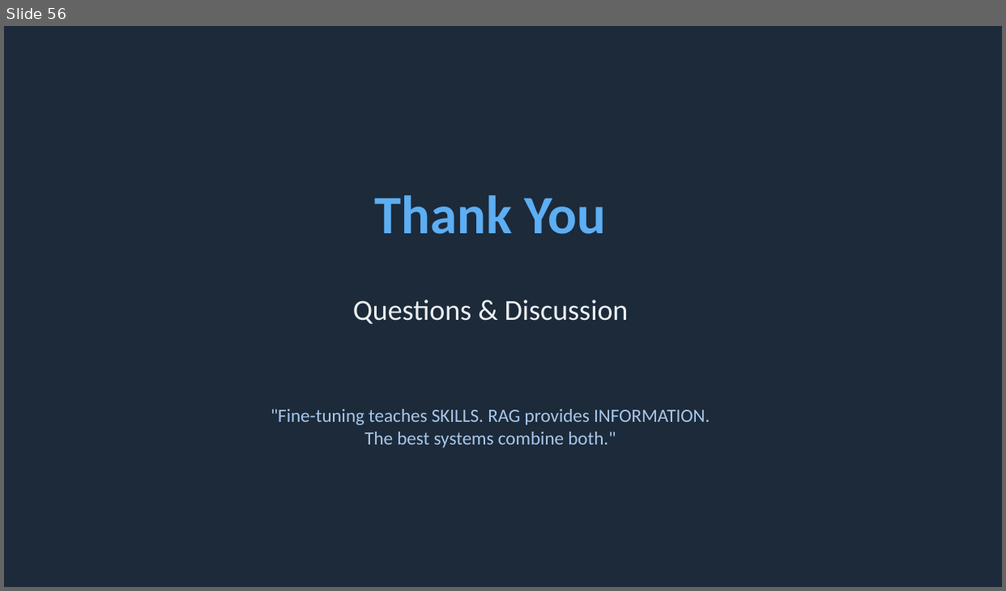
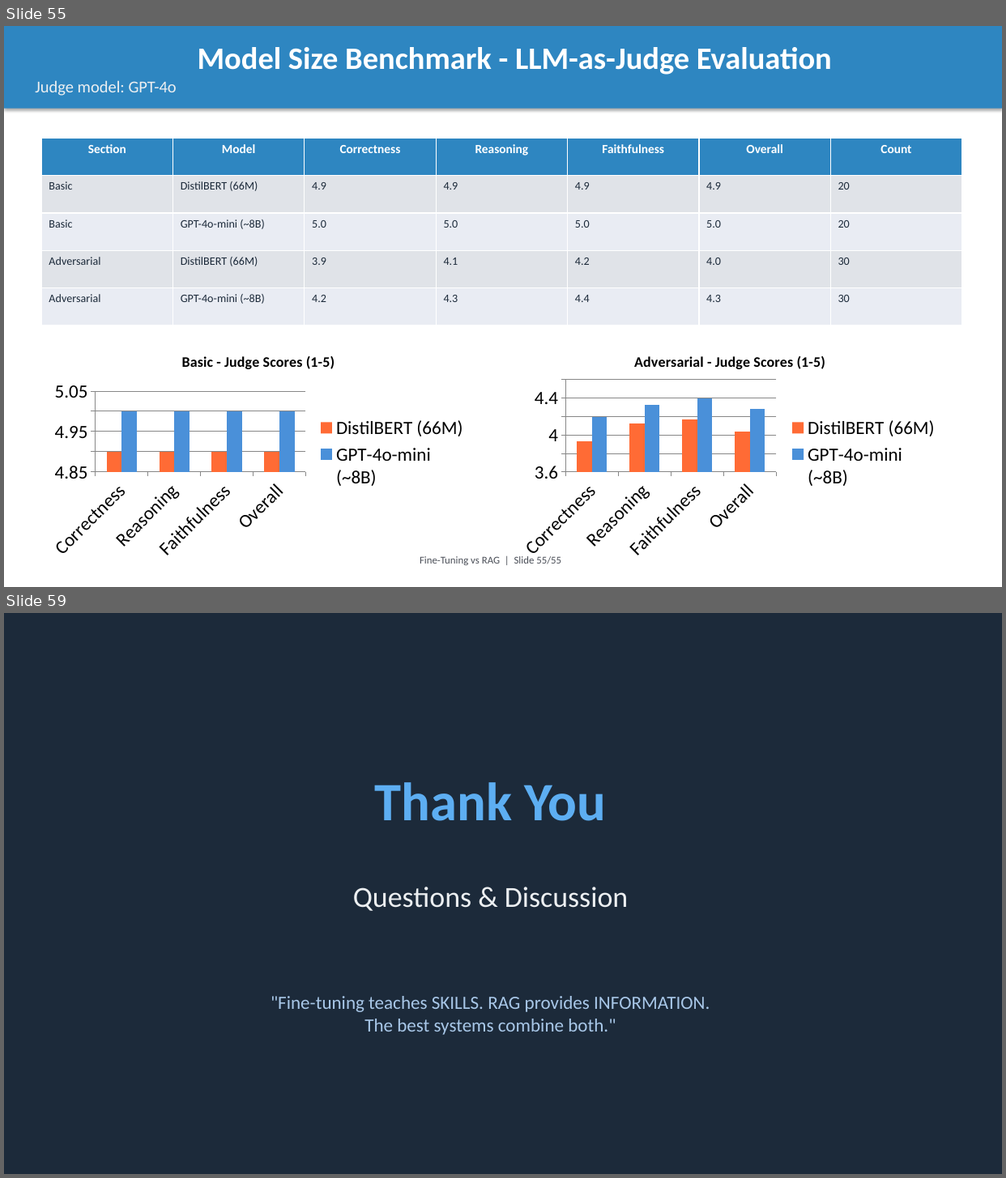
Before and after one commit to intelliswarm-ai/finetune-vs-rag, a slide deck: presentation.pptx. Shown one above the other, each under a label of ours: slide 56 before the commit, slides 55 and 59 after it; the slides between them are not shown. The pictures are 1006x591 and 1006x1178 pixels, drawn with LibreOffice and Linux fonts; fonts in the diff are those of the drawing. Boxes give left, top, right and bottom in pixels: in the first picture for what was removed or moved away, otherwise in the second. Text is boxed around its words. In the diff, an @@ line names an element or a change of style, - is before the commit and + after.

Commit message:
fear(finetune vs rag): Model family benchmark gpt-4o-mini

```diff
--- a/presentation.pptx
+++ b/presentation.pptx
@@ slide 55 added at [4, 26, 1002, 587], background #FFFFFF @@
@@ rectangle added at [4, 26, 1002, 109], fill #2E86C1, 30 pt, text #FFFFFF, bold @@
+Model Size Benchmark - LLM-as-Judge Evaluation
+Judge model: GPT-4o
@@ table added at [41, 139, 964, 326], 5 rows, 7 columns @@
+Section | Model | Correctness | Reasoning | Faithfulness | Overall | Count
+Basic | DistilBERT (66M) | 4.9 | 4.9 | 4.9 | 4.9 | 20
+Basic | GPT-4o-mini (~8B) | 5.0 | 5.0 | 5.0 | 5.0 | 20
+Adversarial | DistilBERT (66M) | 3.9 | 4.1 | 4.2 | 4.0 | 30
+Adversarial | GPT-4o-mini (~8B) | 4.2 | 4.3 | 4.4 | 4.3 | 30
@@ column chart added at [41, 340, 475, 565] @@
+title "Basic - Judge Scores (1-5)"
+categories: Correctness, Reasoning, Faithfulness, Overall
+DistilBERT (66M): 4.9, 4.9, 4.9, 4.9
+GPT-4o-mini (~8B): 5, 5, 5, 5
@@ column chart added at [513, 340, 948, 565] @@
+title "Adversarial - Judge Scores (1-5)"
+categories: Correctness, Reasoning, Faithfulness, Overall
+DistilBERT (66M): 3.9, 4.1, 4.2, 4
+GPT-4o-mini (~8B): 4.2, 4.3, 4.4, 4.3
@@ text added at [420, 557, 561, 565], 10 pt, text #4A4E57 @@
+Fine-Tuning vs RAG | Slide 55/55
@@ what was slide 56 is now slide 59 @@
```
Also in this commit, not shown: 3 slides changed, 2 other slides added, 3 other files.
